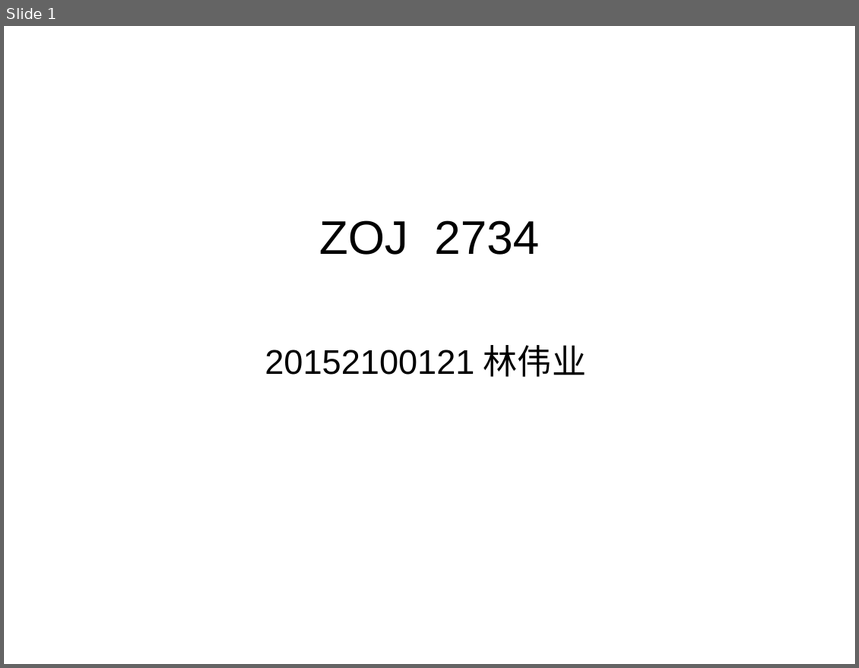
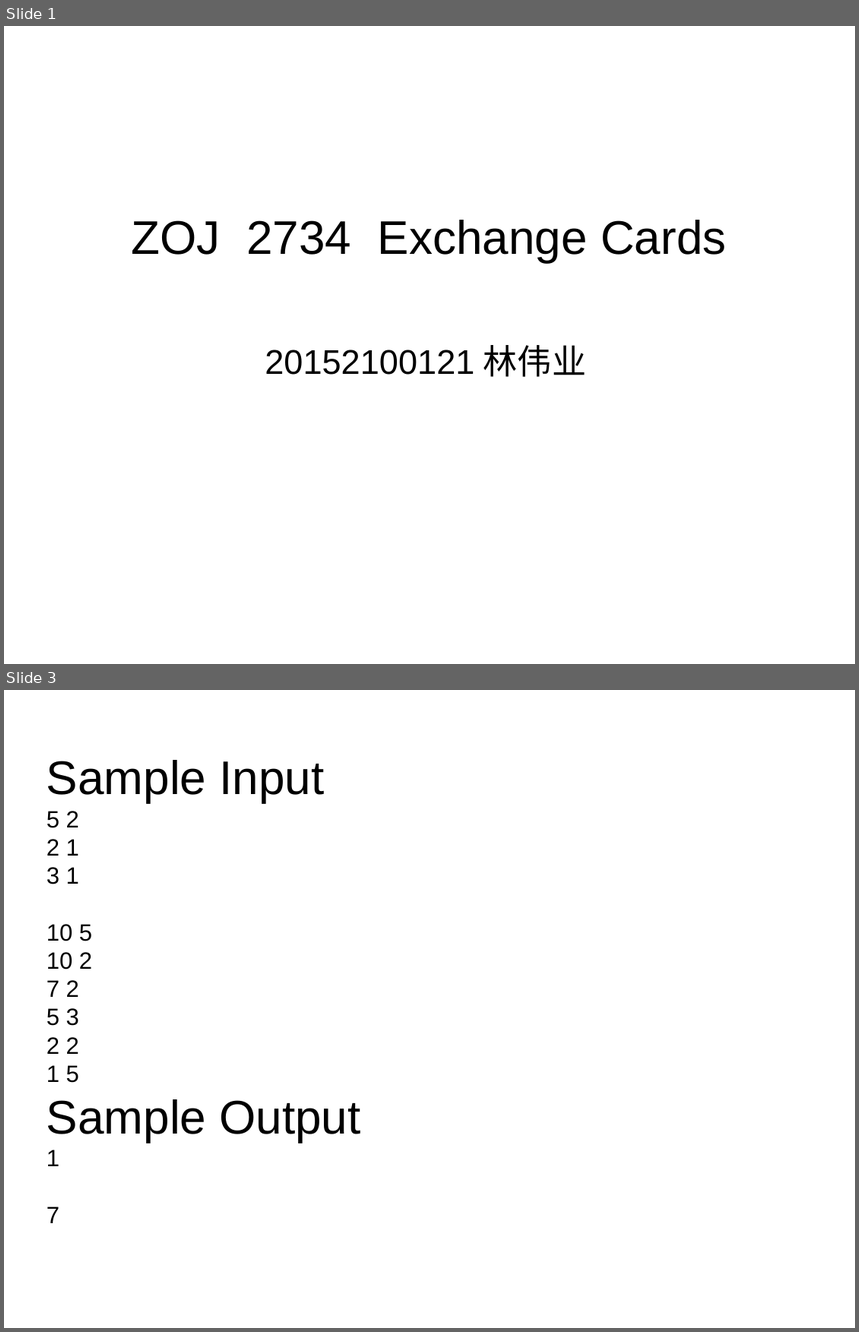
Before and after one commit to claviering/20152100000name, a slide deck: ZOJ 2734 讲解.pptx. Shown one above the other, each under a label of ours: slide 1 before the commit, slides 1 and 3 after it; the slides between them are not shown. The pictures are 859x668 and 859x1332 pixels, drawn with LibreOffice and Linux fonts; fonts in the diff are those of the drawing. Boxes give left, top, right and bottom in pixels: in the first picture for what was removed or moved away, otherwise in the second. Text is boxed around its words. In the diff, an @@ line names an element or a change of style, - is before the commit and + after.

```diff
--- a/ZOJ 2734 讲解.pptx
+++ b/ZOJ 2734 讲解.pptx
@@ slide 3 added at [4, 690, 855, 1328], background #FFFFFF @@
@@ text added at [47, 760, 361, 1224], 44 pt, text #000000 @@
+Sample Input
+5 2
+2 1
+3 1
+10 5
+10 2
+7 2
+5 3
+2 2
+1 5
+Sample Output
+1
+7
@@ slide 1 changed as well @@
@@ text at [132, 220, 727, 262]: text changed @@
-ZOJ 2734
+ZOJ 2734 Exchange Cards
```
Also in this commit, not shown: 2 other slides added.
